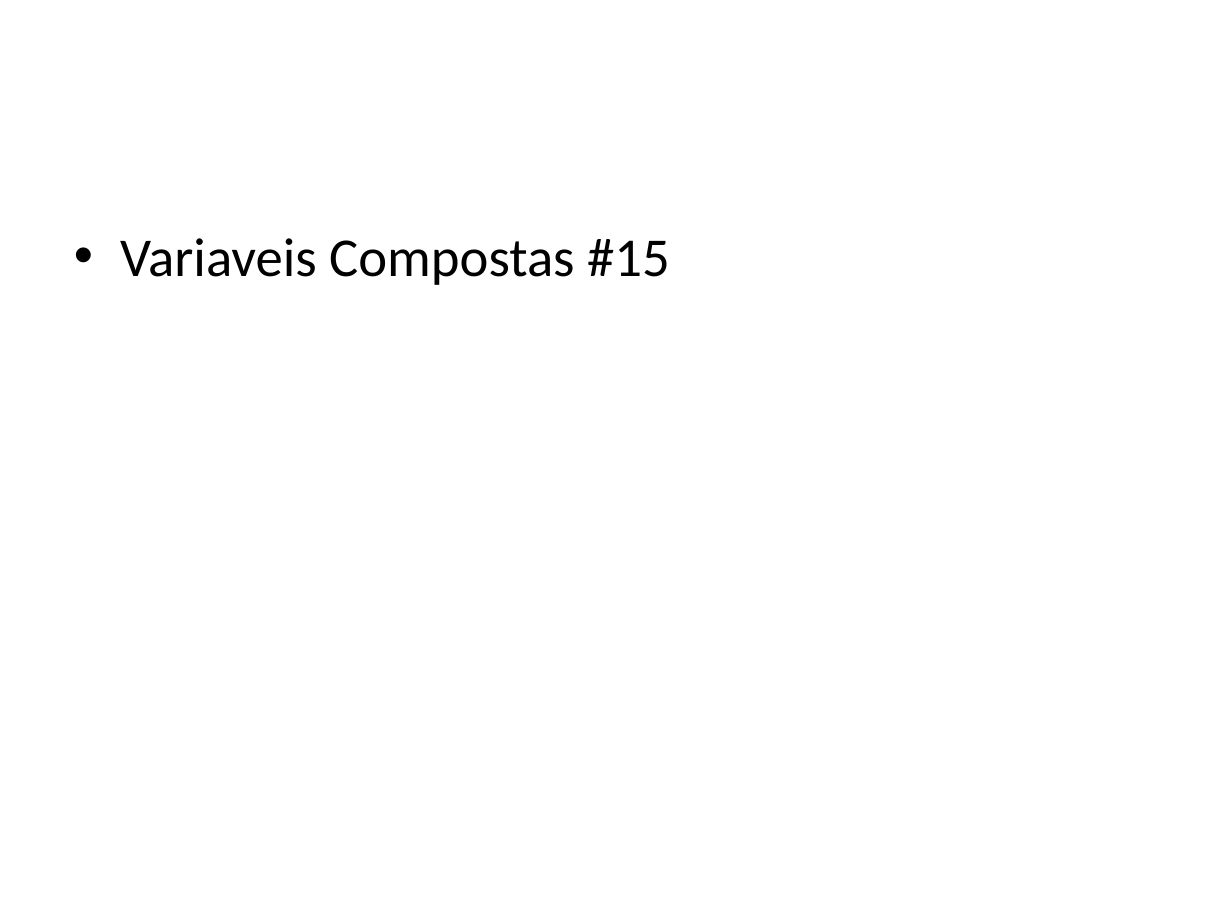
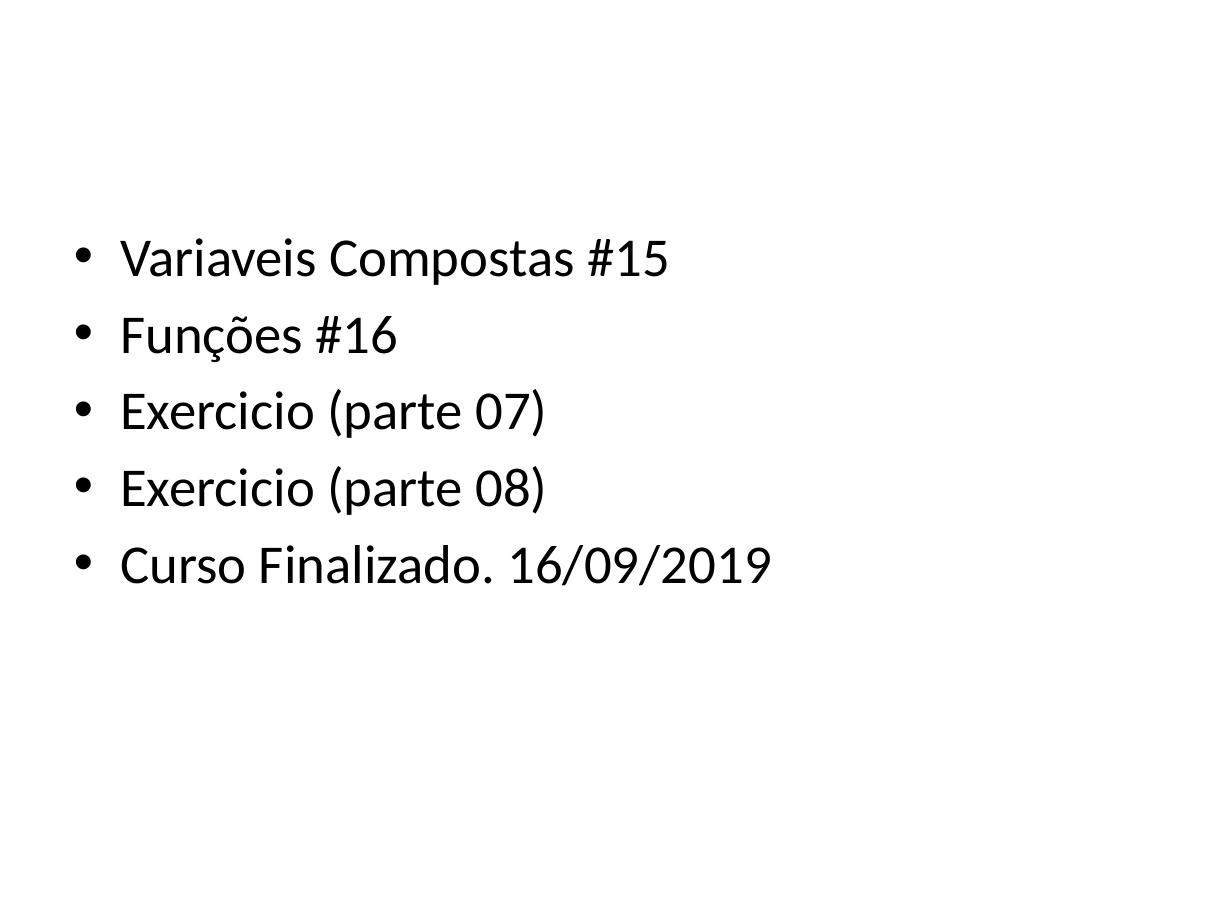
Before and after one commit to Wellingtongu/Cursos-AVD, a slide deck: slide 7 of Documentacao/Documentacao-curso-Javascript.pptx. Drawn at 1232x924 pixels with LibreOffice and Linux fonts; fonts in the diff are those of the drawing; background and template pictures are left out. Boxes give left, top, right and bottom in pixels: in the first picture for what was removed or moved away, otherwise in the second. Text is boxed around its words. In the diff, an @@ line names an element or a change of style, - is before the commit and + after.

```diff
--- a/Documentacao/Documentacao-curso-Javascript.pptx
+++ b/Documentacao/Documentacao-curso-Javascript.pptx
@@ text at (120, 316, 771, 586): paragraphs added @@
+• Funções #16
+• Exercicio (parte 07)
+• Exercicio (parte 08)
+• Curso Finalizado. 16/09/2019
```
Also in this commit, not shown: 10 other files.
